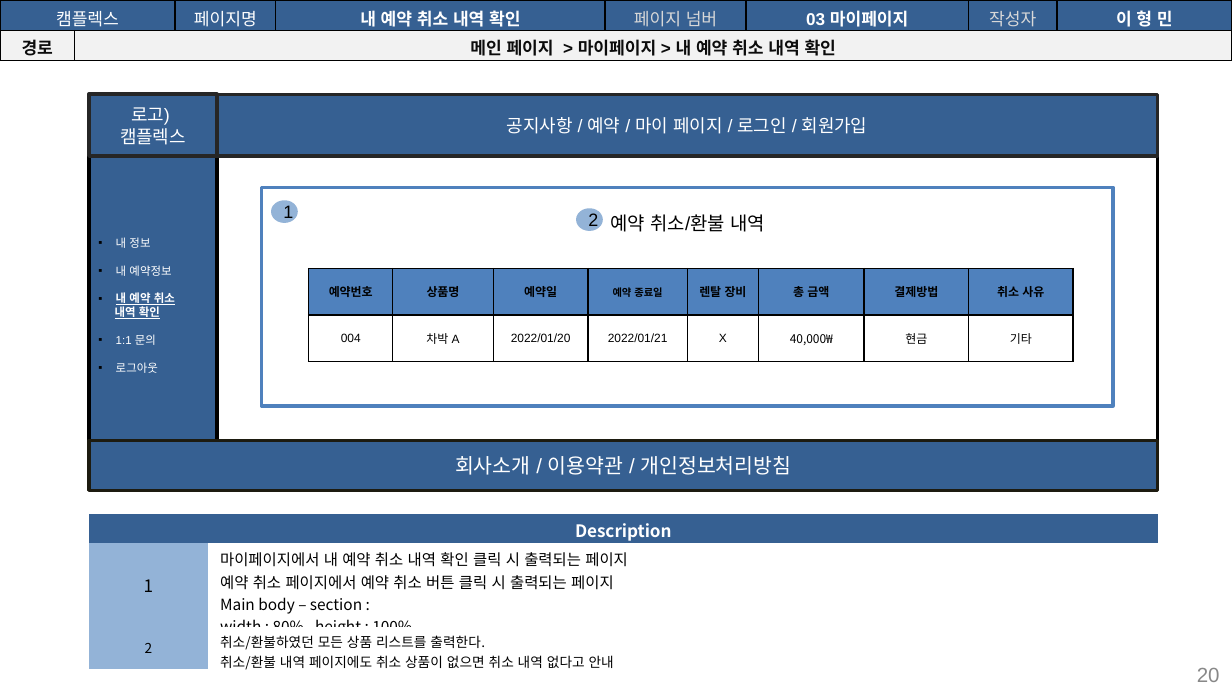
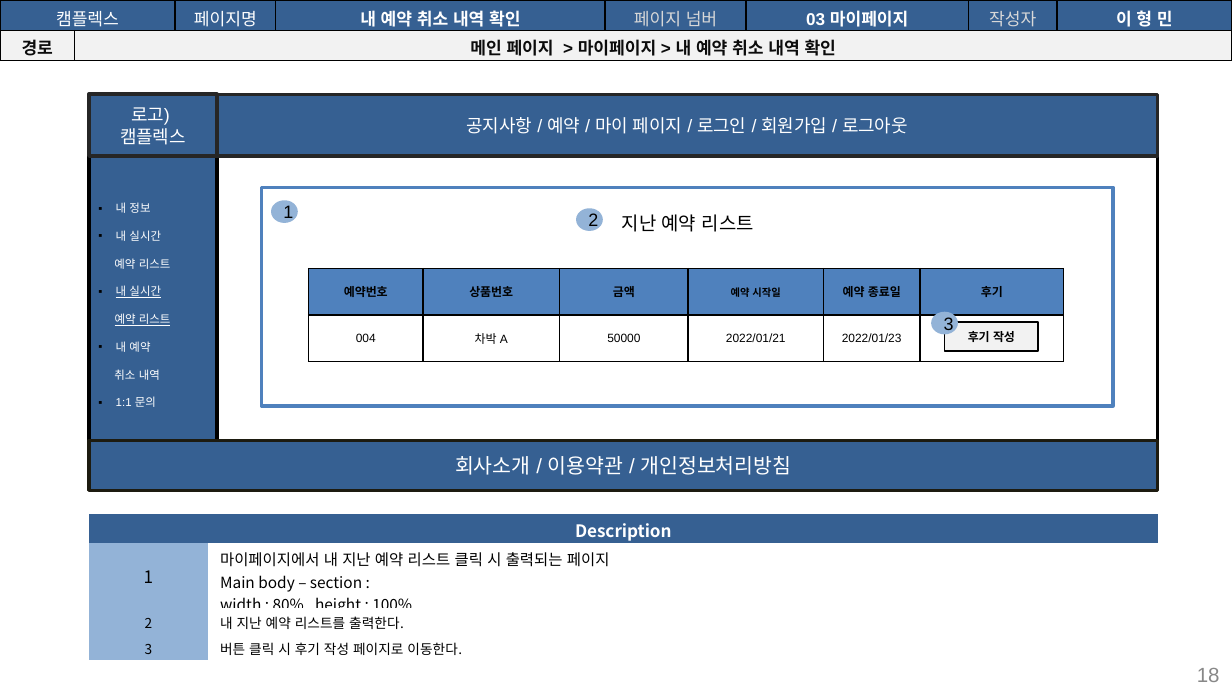
Before and after one commit to seoulsudal/CamFlexProject, a slide deck: slide 18 of 프로젝트 산출물/9. 스토리보드/캠플렉스 사용자_스토리보드.pptx (slide 20 before the commit). Drawn at 1232x693 pixels with LibreOffice and Linux fonts; fonts in the diff are those of the drawing. Boxes give left, top, right and bottom in pixels: in the first picture for what was removed or moved away, otherwise in the second. Text is boxed around its words. In the diff, an @@ line names an element or a change of style, - is before the commit and + after.

Commit message:
사용자 스토리보드 수정(회원 및 마이페이지 추가 수정 요망

```diff
--- a/프로젝트 산출물/9. 스토리보드/캠플렉스 사용자_스토리보드.pptx
+++ b/프로젝트 산출물/9. 스토리보드/캠플렉스 사용자_스토리보드.pptx
@@ text in rectangle at [467, 117, 908, 134]: text changed @@
-공지사항 / 예약 / 마이 페이지 / 로그인 / 회원가입
+공지사항 / 예약 / 마이 페이지 / 로그인 / 회원가입 / 로그아웃
@@ table at [342, 197, 1034, 249] @@
-row 1, column 1: 예약 취소/환불 내역
+row 1, column 1: 지난 예약 리스트
@@ text in rectangle at [114, 230, 171, 380]: text changed; bold off @@
-▪ 내 예약정보
-▪ 내 예약 취소
-내역 확인
+▪ 내 실시간
+예약 리스트
+▪ 내 실시간
+예약 리스트
+▪ 내 예약
+취소 내역
@@ table at [309, 269, 1066, 362] @@
-column 2: 상품명 | 차박 A
-column 3: 예약일 | 2022/01/20
-column 4: 예약 종료일 | 2022/01/21
-column 5: 렌탈 장비 | X
-column 6: 총 금액 | 40,000₩
-column 7: 결제방법 | 현금
-column 8: 취소 사유 | 기타
+column 2: 상품번호 | 차박 A
+column 3: 금액 | 50000
+column 4: 예약 시작일 | 2022/01/21
+column 5: 예약 종료일 | 2022/01/23
+column 6: 후기 | 
@@ table: place and size @@
-table at [309, 269, 1076, 362]
+table at [309, 269, 1066, 362]
@@ ellipse added at [933, 313, 956, 333], fill #93B3D7, outline #93B3D7 2 pt, 10.5 pt, text #000000 @@
+3
@@ rectangle added at [945, 322, 1039, 351], fill #F2F2F2, outline #000000 1 pt, 7 pt, text #000000, bold @@
+후기 작성
@@ text in rectangle at [116, 362, 158, 373]: paragraph removed @@
-▪ 로그아웃
@@ text in rectangle at [116, 396, 156, 407]: list level 1 to 2 in "1:1 문의" @@
@@ table at [89, 514, 1157, 659] @@
-row 2: 1 | 마이페이지에서 내 예약 취소 내역 확인 클릭 시 출력되는 페이지 / 예약 취소 페이지에서 예약 취소 버튼 클릭 시 출력되는 페이지 / Main body – section : / width : 80% , height : 100%
-row 3: 2 | 취소/환불하였던 모든 상품 리스트를 출력한다. / 취소/환불 내역 페이지에도 취소 상품이 없으면 취소 내역 없다고 안내
+row 2: 1 | 마이페이지에서 내 지난 예약 리스트 클릭 시 출력되는 페이지 / Main body – section : / width : 80% , height : 100%
+row 3: 2 | 내 지난 예약 리스트를 출력한다.
+row 4: 3 | 버튼 클릭 시 후기 작성 페이지로 이동한다.
@@ page number at [1197, 668, 1220, 682]: text changed @@
-20
+18
```
Also in this commit, not shown: 19 other slides changed, 3 slides added, 4 slides removed.
